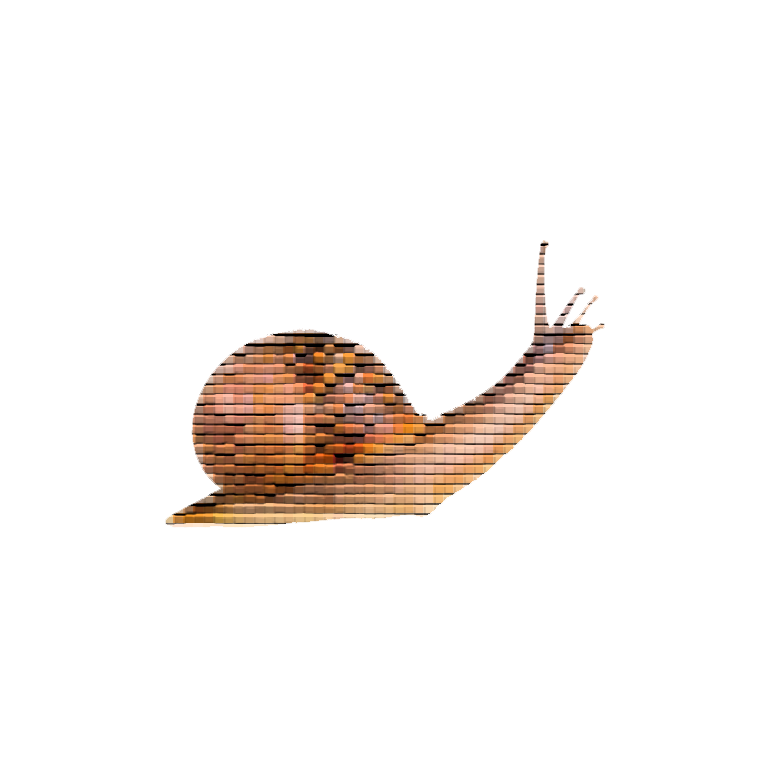
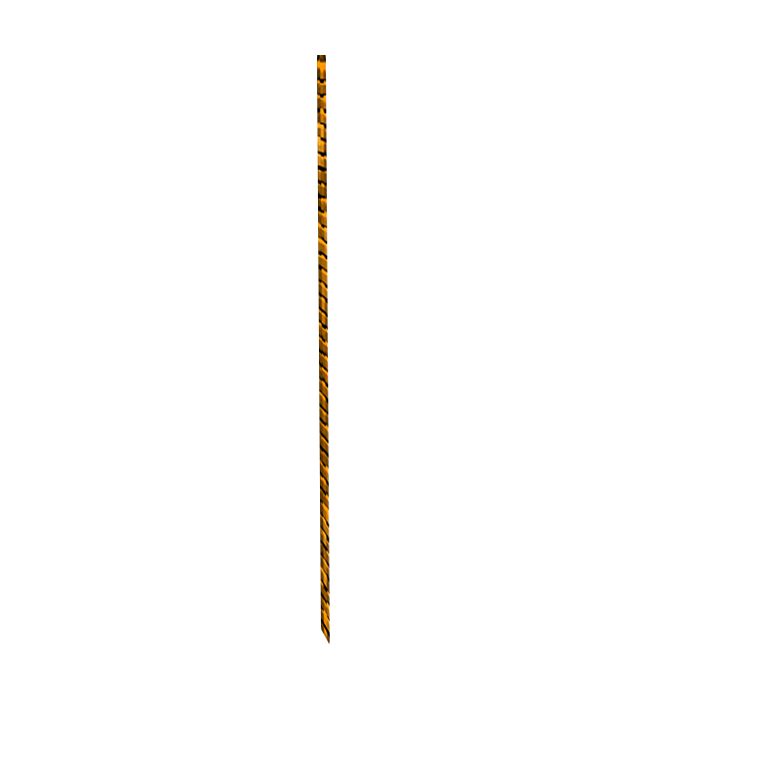
Layers edited between the first and the second (768, 768) image:
removed group "MosaicAnimTest" (9 layers) over [164, 128, 605, 640]
removed layer "Original copy 2" from group "MosaicAnimTest" over [164, 240, 605, 529]
added group "EndPost" with 3 layers over [317, 55, 473, 645]
added layer "Layer 12 copy 6" in group "EndPost" over [317, 55, 330, 645]
